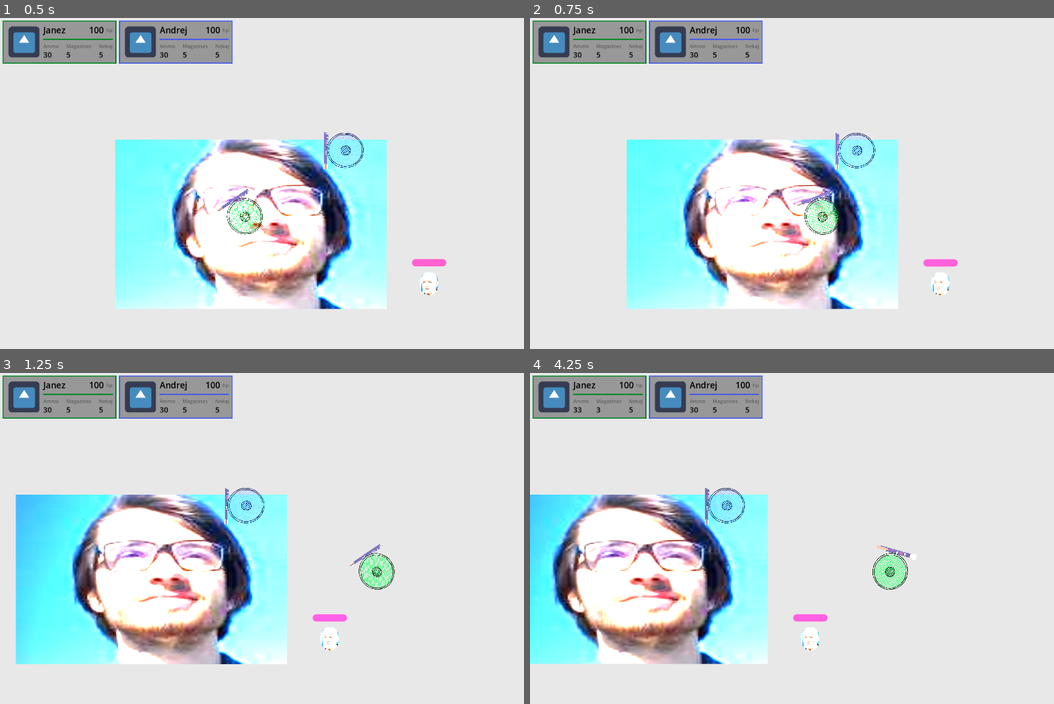
Above: before the commit, frames 1-4 (two rows, left to right).
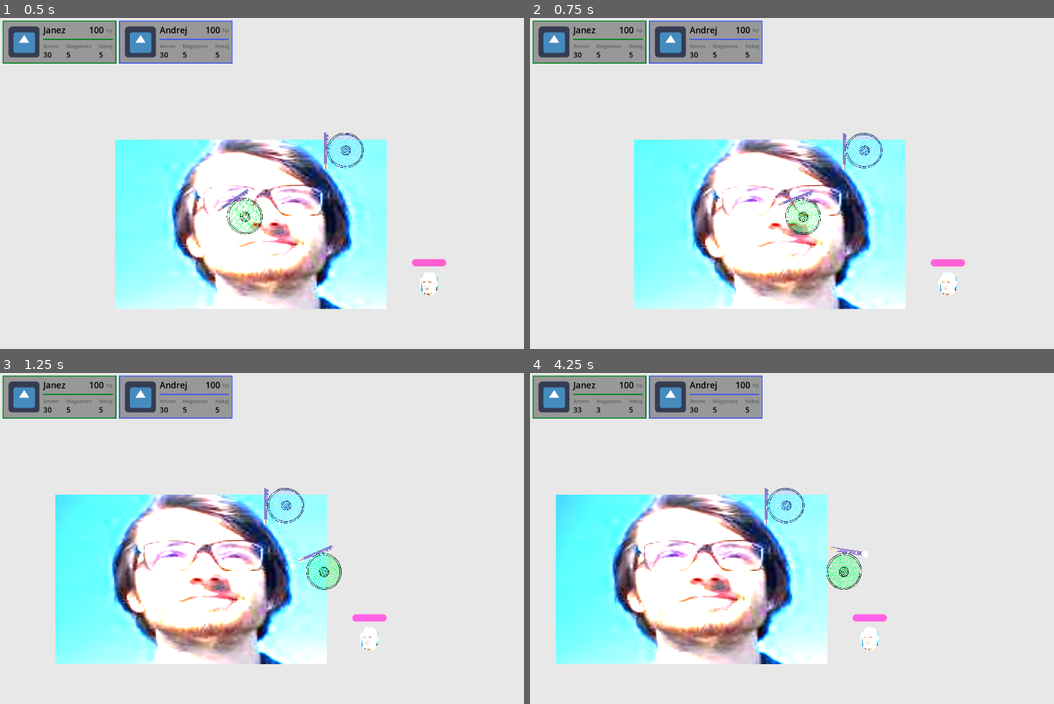
Above: after the commit, the same moments.

Repository: LanVukusic/GameX
Game: Godot game, scene res://TEST.tscn
The game is run twice, just before and just after one commit, with the same random seed, the same clock (stepped at 60 frames per second) and the same inputs. The engine's default icon, where the game draws it, is replaced by a stand-in: a white triangle on a blue panel in a dark square.
Inputs (mouse positions are in pixels of both pictures, inside the frame that each line leads up to):
- Up to frame 1 (0.5 s): no input
- Up to frame 2 (0.75 s): move the mouse to (954, 166) at 0.52 s; hold Right (ui_right) from 0.53 s (still down); hold Tab (CheckTree) from 0.53 s (still down)
- Up to frame 3 (1.25 s): keep holding Right (ui_right); keep holding Tab (CheckTree)
- Up to frame 4 (4.25 s): move the mouse to (708, 555) at 1.27 s; release Right (ui_right) at 1.28 s; release Tab (CheckTree) at 1.28 s; hold Down (ui_down) 1.28-2.03 s; tap L (Lamp) at 1.35 s; move the mouse to (886, 465) at 2.02 s; press the mouse at (886, 465) at 2.03 s; hold Right (ui_right) 2.03-2.78 s; move the mouse to (797, 604) at 2.77 s; release the mouse at (797, 604) at 2.78 s; hold Up (ui_up) 2.78-3.53 s; tap 1 (WeaponSwitch) at 2.85 s; move the mouse to (1001, 588) at 3.52 s; hold Left (ui_left) from 3.53 s (still down); hold Tab (CheckTree) from 3.53 s (still down)

Frame 1 is identical in both runs. In frame 2, 11% of the frame differs, in the area x 18-84%, y 34-88%; in frame 3, 24%; in frame 4, 26%, in the area x 0-73%, y 34-88%.
Error in both runs: Invalid access to property or key 'lamp' on a base object of type 'CharacterBody2D (Player)'. (res://Entities/Player/PlayerDevNode.gd:53)

Commit message:
Implementing speed debuff - in progress

Diff:
--- a/Godot/Components/character_move_component.gd
+++ b/Godot/Components/character_move_component.gd
@@ -1,9 +1,10 @@
 extends Node
 class_name CharacterMoveComponent
 
-@export var speed: int
+@export var default_speed: float
+@export var speed: float
 @export var actor: CharacterBody2D
-var move_vector: Vector2
+var move_vector: Vector2 = Vector2.ZERO
 
 # Called every frame. 'delta' is the elapsed time since the previous frame.
 func _process(delta: float) -> void:
@@ -11,3 +12,9 @@
 		actor.velocity = move_vector * speed
 		actor.move_and_slide()
 		pass
+
+func change_speed(ratio: float) -> void:
+	speed *= ratio
+
+func reset_speed():
+	speed = default_speed
--- a/Godot/Components/status/fire_status_effect.gd
+++ b/Godot/Components/status/fire_status_effect.gd
@@ -1,5 +1,13 @@
 extends StatusEffectBase
 class_name FireStatusEffect
 
+@export var damage_per_tick: int
+
 func _ready() -> void:
 	tick_timer.timeout.connect(_on_tick_timer_timeout)
+
+func process_effect():
+	print("dmg")
+	var attack = AttackComponent.new()
+	attack.damage = damage_per_tick * stack_count
+	target.health_component.take_damage(attack)
--- a/Godot/Components/status/speed_debuff.gd
+++ b/Godot/Components/status/speed_debuff.gd
@@ -1,2 +1,9 @@
 extends StatusEffectBase
 class_name SpeedDebuff
+
+@export var speed_reduction_ratio: float
+
+
+func process_effect():
+	target.move_component.change_speed(speed_reduction_ratio)
+	print("current speed" + str(target.move_component.speed))
--- a/Godot/Components/status/status_effect_base.gd
+++ b/Godot/Components/status/status_effect_base.gd
@@ -14,7 +14,6 @@
 @export var max_ticks: int
 @export var max_stacks: int
 @export var can_refresh: bool = true #Whether to refresh duration on stacking
-@export var damage_per_tick: int
 @export_category("Timers")
 #Timers private
 @export var tick_timer: Timer
@@ -36,24 +35,22 @@
 	tick_count = 0 # reset status effect duration
 
 
-func damage():
-	print("dmg")
-	var attack = AttackComponent.new()
-	attack.damage = damage_per_tick * stack_count
-	target.health_component.take_damage(attack)
+func process_effect():
+	pass
 
 
 func _on_tick_timer_timeout():
-	damage()
+	process_effect()
 	tick_count += 1
 	print("Removed a tick! Tick count is " + str(tick_count))
+
 	if tick_count >= max_ticks:
 		print_debug("Effect ended. Cleaing up")
 		_remove_status()
 
 
 func _remove_status():
-	sig_status_end.emit()
+	sig_status_end.emit(self)
 	self.queue_free()
 
 
@@ -66,6 +63,11 @@
 	return timer
 
 
+func refresh_duration():
+	add_stack()
+	tick_count = 0
+
+
 func add_stack():
 	if stack_count < max_stacks:
 		stack_count += 1
--- a/Godot/Components/status_effect_handler_component.gd
+++ b/Godot/Components/status_effect_handler_component.gd
@@ -14,11 +14,16 @@
 
 	for existing_effect in active_effects:
 		if is_instance_valid(existing_effect) and existing_effect.type == effect.type:
-			existing_effect.apply(self)
+			print("already applied")
+			if existing_effect.can_refresh:
+					existing_effect.refresh_duration()
 			return
 
+	if not effect.sig_status_end.is_connected(remove_effect):
+		effect.sig_status_end.connect(remove_effect)
+
+
 	active_effects.append(effect)
-	effect.sig_status_end.connect(remove_effect)
 	effect.apply(self)
 	print(active_effects)
 
--- a/Godot/Entities/Player/Player.tscn
+++ b/Godot/Entities/Player/Player.tscn
@@ -77,7 +77,7 @@
 
 [node name="CharacterMoveComponent" type="Node" parent="." node_paths=PackedStringArray("actor")]
 script = ExtResource("9_nm2o8")
-speed = 500
+speed = 300.0
 actor = NodePath("..")
 
 [node name="LookInputComponent" type="Node" parent="." node_paths=PackedStringArray("look_component")]
--- a/Godot/Projectiles/Projectile.tscn
+++ b/Godot/Projectiles/Projectile.tscn
@@ -3,8 +3,8 @@
 [ext_resource type="Script" path="res://Projectiles/projectile.gd" id="1_gwyq8"]
 [ext_resource type="Material" uid="uid://dpbgp1wtumxva" path="res://Statuseffect/Fire/fire_settings.tres" id="2_lp7g3"]
 [ext_resource type="Script" path="res://Components/hitbox_component.gd" id="4_ds08m"]
-[ext_resource type="PackedScene" uid="uid://d0fhoivkrish5" path="res://Statuseffect/Fire/Fire.tscn" id="4_sjodh"]
 [ext_resource type="Script" path="res://Components/attack_component.gd" id="4_yoay7"]
+[ext_resource type="PackedScene" uid="uid://dyby88e5bhdpk" path="res://Statuseffect/SpeedDebuff/SpeedDebuff.tscn" id="5_qghh3"]
 
 [sub_resource type="PhysicsMaterial" id="PhysicsMaterial_7dgaa"]
 friction = 0.5
@@ -49,7 +49,7 @@
 [node name="HitboxComponent" type="Area2D" parent="." node_paths=PackedStringArray("attack")]
 script = ExtResource("4_ds08m")
 attack = NodePath("../AttackComponent")
-status_effect = ExtResource("4_sjodh")
+status_effect = ExtResource("5_qghh3")
 
 [node name="CollisionShape2D" type="CollisionShape2D" parent="HitboxComponent"]
 shape = SubResource("RectangleShape2D_au80x")
--- a/Godot/Statuseffect/Fire/Fire.tscn
+++ b/Godot/Statuseffect/Fire/Fire.tscn
@@ -6,10 +6,10 @@
 
 [node name="Fire" type="Node2D" node_paths=PackedStringArray("tick_timer")]
 script = ExtResource("1_eu3ie")
+damage_per_tick = 5
 type = "Fire"
 max_ticks = 5
 max_stacks = 3
-damage_per_tick = 10
 tick_timer = NodePath("TickTimer")
 
 [node name="GPUParticles2D" type="GPUParticles2D" parent="."]
--- a/Godot/Statuseffect/SpeedDebuff/SpeedDebuff.tscn
+++ b/Godot/Statuseffect/SpeedDebuff/SpeedDebuff.tscn
@@ -1,8 +1,18 @@
-[gd_scene load_steps=2 format=3 uid="uid://dyby88e5bhdpk"]
+[gd_scene load_steps=3 format=3 uid="uid://dyby88e5bhdpk"]
 
 [ext_resource type="Script" path="res://Components/status/speed_debuff.gd" id="1_gjke8"]
+[ext_resource type="Material" uid="uid://7acrs1ov8h5q" path="res://Statuseffect/Poison/posion_process_material.tres" id="2_7i7bm"]
 
-[node name="SpeedDebuff" type="Node2D"]
+[node name="SpeedDebuff" type="Node2D" node_paths=PackedStringArray("tick_timer")]
 script = ExtResource("1_gjke8")
+speed_reduction_ratio = 0.9
+type = "Speed_debuff"
+max_ticks = 5
+max_stacks = 5
+tick_timer = NodePath("TickTimer")
 
 [node name="GPUParticles2D" type="GPUParticles2D" parent="."]
+process_material = ExtResource("2_7i7bm")
+
+[node name="TickTimer" type="Timer" parent="."]
+one_shot = true
